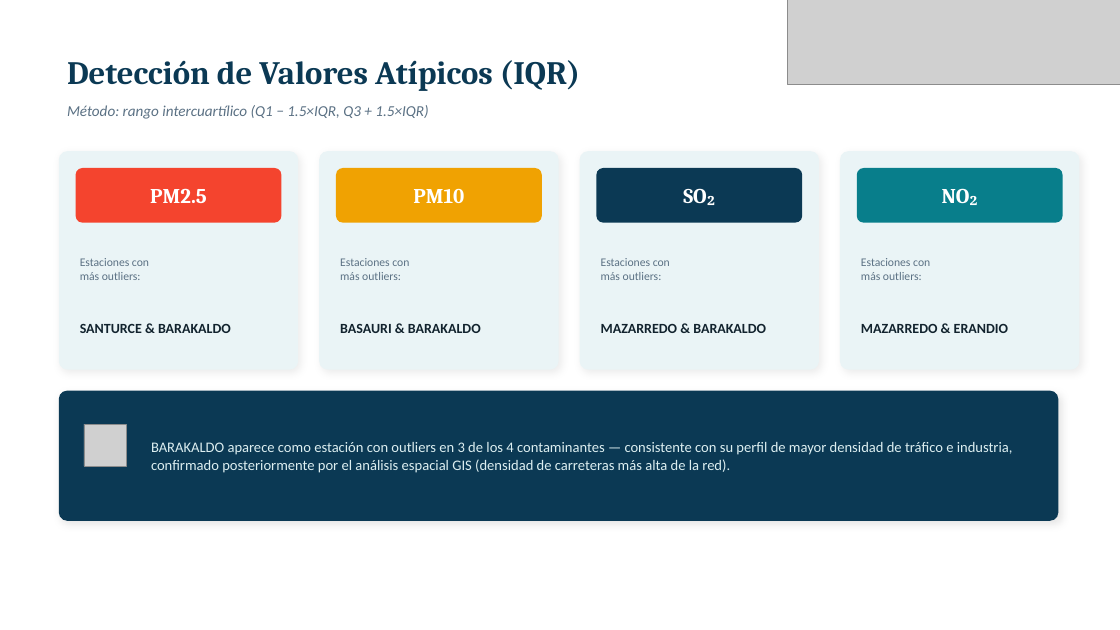
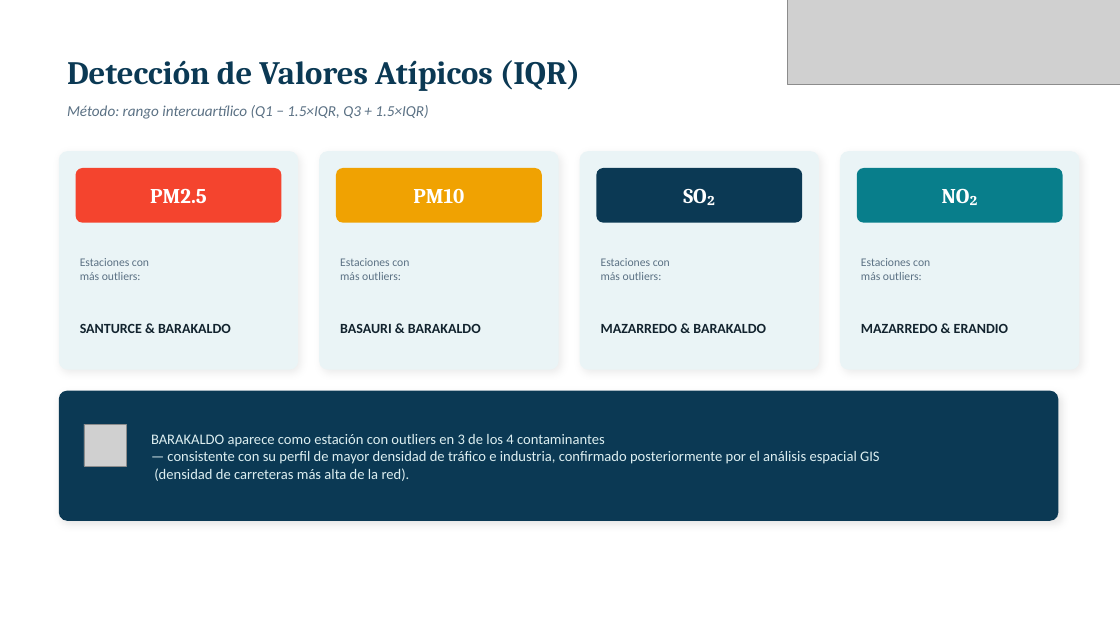
Before and after one commit to armanghazi/AI-Based-Smart-City-Air-Quality-Monitoring-and-Forecasting-System-for-Greater-Bilbao, a slide deck: slide 9 of GeoAI_Bilbao_Presentacion.pptx. Drawn at 1120x630 pixels with LibreOffice and Linux fonts; fonts in the diff are those of the drawing; grey boxes stand for pictures. Boxes give left, top, right and bottom in pixels: in the first picture for what was removed or moved away, otherwise in the second. Text is boxed around its words. In the diff, an @@ line names an element or a change of style, - is before the commit and + after.

```diff
--- a/GeoAI_Bilbao_Presentacion.pptx
+++ b/GeoAI_Bilbao_Presentacion.pptx
@@ text at [151, 434, 880, 481]: text changed @@
-BARAKALDO aparece como estación con outliers en 3 de los 4 contaminantes — consistente con su perfil de mayor densidad de tráfico e industria, confirmado posteriormente por el análisis espacial GIS (densidad de carreteras más alta de la red).
+BARAKALDO aparece como estación con outliers en 3 de los 4 contaminantes
+— consistente con su perfil de mayor densidad de tráfico e industria, confirmado posteriormente por el análisis espacial GIS
+(densidad de carreteras más alta de la red).
```
Also in this commit, not shown: 4 other slides changed, 1 other file.
